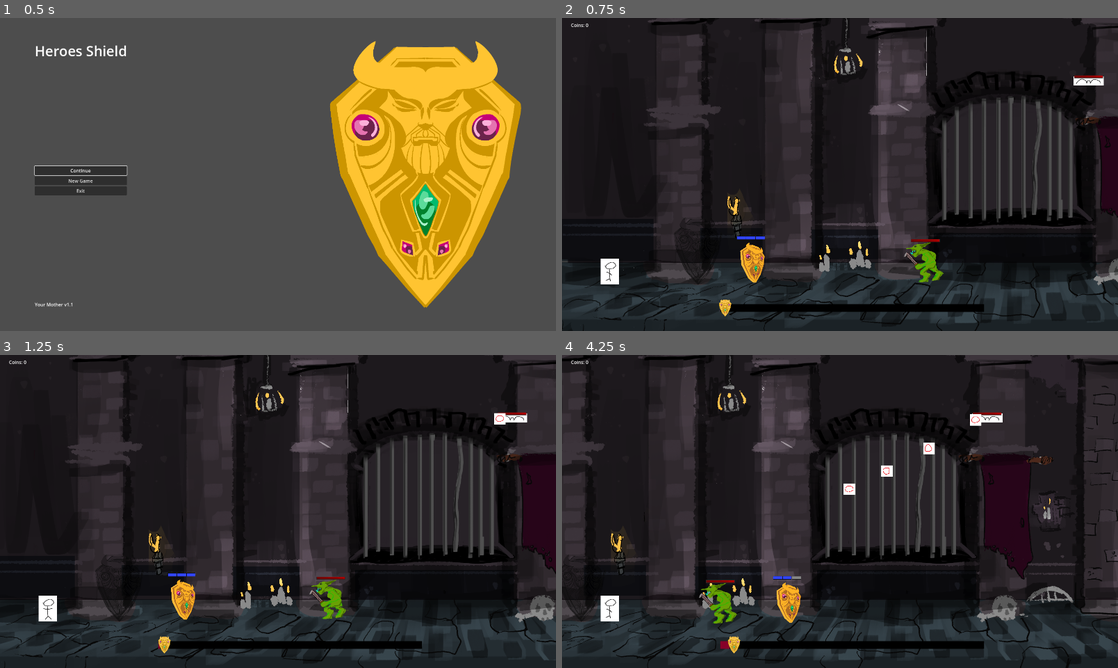
Above: before the commit, frames 1-4 (two rows, left to right).
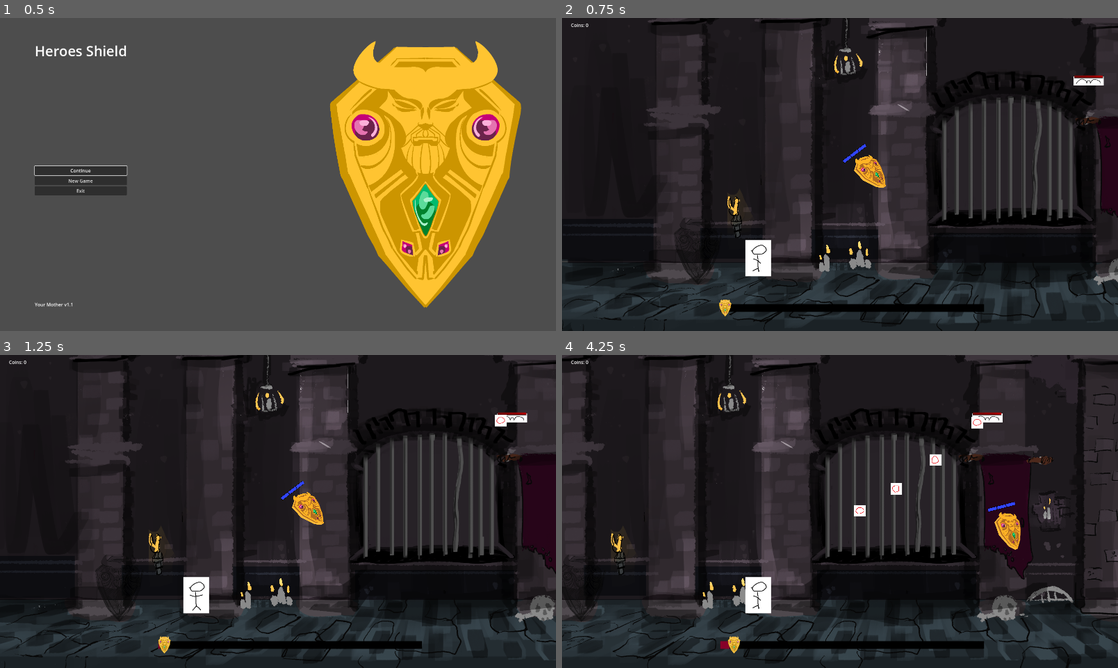
Above: after the commit, the same moments.

Repository: Cookie-Tin-Studios/Heroes-Shield
Game: Godot game, scene res://scenes/menu/main_menu.tscn
Same seed, same stepped clock (60 frames per second), same inputs: the game is played once before the commit and once after it.
Inputs (mouse positions are in pixels of both pictures, inside the frame that each line leads up to):
- Up to frame 1 (0.5 s): no input
- Up to frame 2 (0.75 s): click "New Game" at 0.5 s
- Up to frame 3 (1.25 s): no input
- Up to frame 4 (4.25 s): move the mouse to (962, 495) at 1.27 s; hold Right (ui_right) 1.28-2.03 s; click (962, 495) at 1.35 s; move the mouse to (728, 527) at 2.02 s; hold Down (ui_down) 2.03-2.78 s; click (728, 527) at 2.1 s; move the mouse to (895, 442) at 2.77 s; hold Right (ui_right) 2.78-3.53 s; click (895, 442) at 2.85 s; move the mouse to (812, 574) at 3.52 s; hold Up (ui_up) from 3.53 s (still down); click (812, 574) at 3.6 s

Frame 1 is identical in both runs. In frame 2, 1.8% of the frame differs, in the area x 6-69%, y 40-86%; in frame 3, 2.0%; in frame 4, 2.7%, in the area x 6-83%, y 18-86%.

Commit message:
Add better movement and rotate around the hero

Diff:
--- a/scenes/main.tscn
+++ b/scenes/main.tscn
@@ -1,12 +1,11 @@
-[gd_scene load_steps=9 format=3 uid="uid://i70ovs7ns5pg"]
+[gd_scene load_steps=8 format=3 uid="uid://i70ovs7ns5pg"]
 
 [ext_resource type="PackedScene" uid="uid://dk41cisdtdonq" path="res://scenes/idiot_hero.tscn" id="2_jn0l8"]
 [ext_resource type="PackedScene" uid="uid://bumwv0mx5w6aq" path="res://scenes/shield.tscn" id="2_w3671"]
 [ext_resource type="PackedScene" uid="uid://cn3lii7exa78k" path="res://scenes/background.tscn" id="3_3s816"]
-[ext_resource type="PackedScene" path="res://scenes/HUD.tscn" id="5_scp5s"]
-[ext_resource type="PackedScene" path="res://scenes/menu/pause_menu.tscn" id="5_yooe3"]
+[ext_resource type="PackedScene" uid="uid://dtj2jcj8eeq22" path="res://scenes/HUD.tscn" id="5_scp5s"]
+[ext_resource type="PackedScene" uid="uid://ei3etn0w5se4" path="res://scenes/menu/pause_menu.tscn" id="5_yooe3"]
 [ext_resource type="PackedScene" uid="uid://cagf0iwwh4c62" path="res://scenes/mob_bat.tscn" id="6_cpf26"]
-[ext_resource type="PackedScene" uid="uid://dtcvtr24mkkft" path="res://scenes/mob_melee.tscn" id="7_4h8ak"]
 
 [sub_resource type="GDScript" id="GDScript_81rl6"]
 script/source = "extends Node2D
@@ -25,23 +24,24 @@
 [node name="Node2D" type="Node2D"]
 script = SubResource("GDScript_81rl6")
 
+[node name="Shield" parent="." instance=ExtResource("2_w3671")]
+position = Vector2(2123, 1077)
+
 [node name="pause_menu" parent="." instance=ExtResource("5_yooe3")]
 
 [node name="Idiot_hero" parent="." instance=ExtResource("2_jn0l8")]
 z_as_relative = false
-position = Vector2(319, 1761)
+position = Vector2(1343, 1669)
+scale = Vector2(1.4, 1.4)
 
 [node name="Camera2D" type="Camera2D" parent="Idiot_hero"]
-position = Vector2(1590, -669)
-scale = Vector2(1, 8.72)
+position = Vector2(404.285, -412.143)
+scale = Vector2(0.714286, 6.22857)
 zoom = Vector2(0.5, 0.5)
 
 [node name="Background" parent="Idiot_hero/Camera2D" instance=ExtResource("3_3s816")]
 scale = Vector2(1.15, 1.15)
 transform = Transform2D(1.15, 0, 0, 1.15, 0, 0)
-
-[node name="Shield" parent="." instance=ExtResource("2_w3671")]
-position = Vector2(1321, 1701)
 
 [node name="HUD" parent="." instance=ExtResource("5_scp5s")]
 scale = Vector2(0.5, 0.5)
@@ -55,6 +55,3 @@
 
 [node name="Mob_bat" parent="." instance=ExtResource("6_cpf26")]
 position = Vector2(3656, 408)
-
-[node name="Mob_melee" parent="." instance=ExtResource("7_4h8ak")]
-position = Vector2(2569, 1696)
--- a/scenes/shield.tscn
+++ b/scenes/shield.tscn
@@ -10,7 +10,7 @@
 radius = 115.0
 
 [sub_resource type="CircleShape2D" id="CircleShape2D_4icvd"]
-radius = 196.163
+radius = 310.002
 
 [sub_resource type="CircleShape2D" id="CircleShape2D_ey6sh"]
 radius = 141.089
--- a/scripts/idiot/idiot.gd
+++ b/scripts/idiot/idiot.gd
@@ -8,18 +8,18 @@
 func _ready() -> void:
 	# Capture the initial X position when the scene starts
 	start_x = position.x
+	# Initialize velocity to move to the right
+	velocity = Vector2(speed, 0)
 
 func _physics_process(delta: float) -> void:
-	# Move the character to the right at 'speed' pixels per second
-	position.x += speed * delta
+	# Update position using velocity
+	position += velocity * delta
 
 	# Calculate how far this character has moved from its original position
 	var distance_traveled = position.x - start_x
 
-	# Just in case the position could somehow be less than its start,
-	# clamp distance to never go below 0
-	if distance_traveled < 0:
-		distance_traveled = 0
+	# Ensure distance_traveled doesn't go below 0
+	distance_traveled = max(distance_traveled, 0)
 
 	# Update the global progress to reflect the traveled distance
 	Globals.level_progress = int(distance_traveled)
--- a/scripts/shield/shield_health.gd
+++ b/scripts/shield/shield_health.gd
@@ -1,10 +1,19 @@
 extends CharacterBody2D
 
-# Health variable
+# Health variables
 @export var max_health: int = 3  # Default max health
+@onready var health_bar = $HealthBar
 var current_health: int = max_health
 
-@onready var health_bar = $HealthBar
+
+# Movement Variables:
+@export var acceleration: float = 4000
+@export var deceleration: float = 4000
+@export var friction: float = 0.8
+@export var speed: float = 800
+
+# Reference to the hero node
+@export var idiot_hero: Node
 
 func _ready():
 	# Initialize health
@@ -12,6 +21,11 @@
 	$ParryArea.body_entered.connect(_on_parry_area_body_entered) # parrymech
 	$ParryArea.body_exited.connect(_on_parry_area_body_exited) # parrymech
 	call_deferred("create_health_sections")
+
+	idiot_hero = get_node("../Idiot_hero")
+	if idiot_hero == null:
+		print("Shield: Hero path is not set!")
+		return
 
 func update_health_bar():
 	health_bar.update_health(current_health)
@@ -31,31 +45,64 @@
 
 
 # Speed of movement
-@export var speed: float = 400
+func _process(_delta: float) -> void:
+	var input_dir = Vector2.ZERO
+	idiot_hero = get_node("../Idiot_hero")
+	# Ensure the hero node exists
+	if idiot_hero == null:
+		print("Shield: Cannot find the hero node!")
+		return
 
-func _process(_delta: float) -> void:
-	var direction = Vector2.ZERO
 
-	# Up and Down movement
 	if Input.is_action_pressed("ui_up"):
-		direction.y -= 1
+		input_dir.y -= 1
 	if Input.is_action_pressed("ui_down"):
-		direction.y += 1
+		input_dir.y += 1
 	if Input.is_action_pressed("ui_left"):
-		direction.x -= 1
+		input_dir.x -= 1
 	if Input.is_action_pressed("ui_right"):
-		direction.x += 1
+		input_dir.x += 1
 
-	# Apply movement
-	velocity = direction.normalized() * speed
+
+	# Normalize direction for consistent movement
+	input_dir = input_dir.normalized()
+
+	print(idiot_hero.velocity)
+	var target_velocity
+	if input_dir == Vector2.ZERO:
+		target_velocity = idiot_hero.velocity
+	else:
+		target_velocity = input_dir * speed
+
+	# Accelerate towards desired velocity
+	velocity = velocity.move_toward(target_velocity, acceleration * _delta)
+
+	# Apply friction when no input
+	if input_dir == Vector2.ZERO:
+		velocity = velocity * pow(friction, _delta)
+
+	# Move the character
 	move_and_slide()
-
 	# Restrict the character to stay within the camera's visible bounds
 	restrict_to_camera()
 
 	# Parry attempt parry if input pressed. parrymech
 	if Input.is_action_just_pressed("parry"):
 		attempt_parry()
+
+
+		# Flip the shield based on the x position
+	if global_position.x > idiot_hero.global_position.x:
+		scale.y = 1  # Flip horizontally
+	else:
+		scale.y = -1   # Reset to normal
+
+	# Calculate direction from hero to the shield
+	var direction_to_hero = global_position - idiot_hero.global_position
+
+	# Make the shield face away from the hero
+	rotation = direction_to_hero.angle()
+#
 
 func restrict_to_camera() -> void:
 	# Get the active Camera2D
